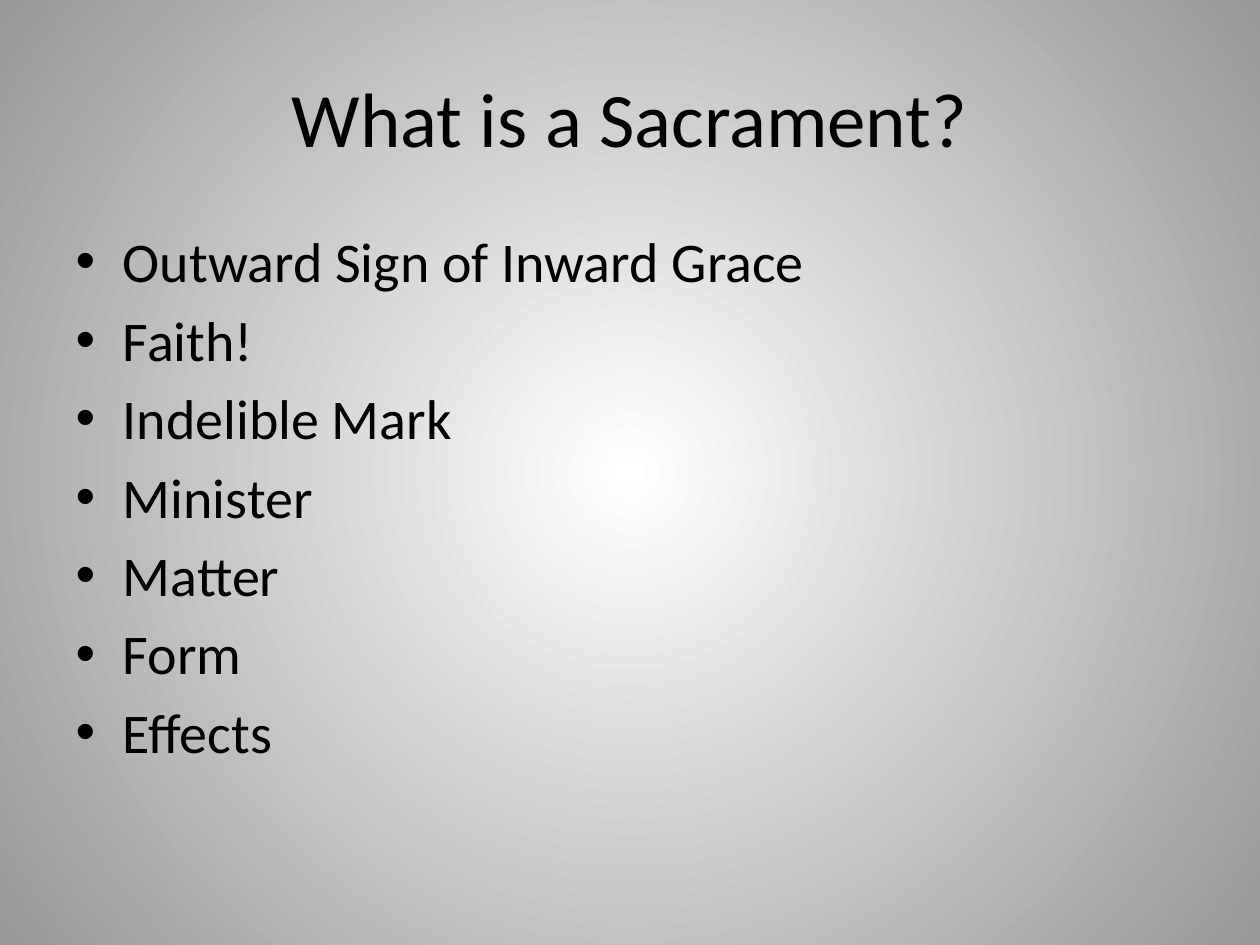
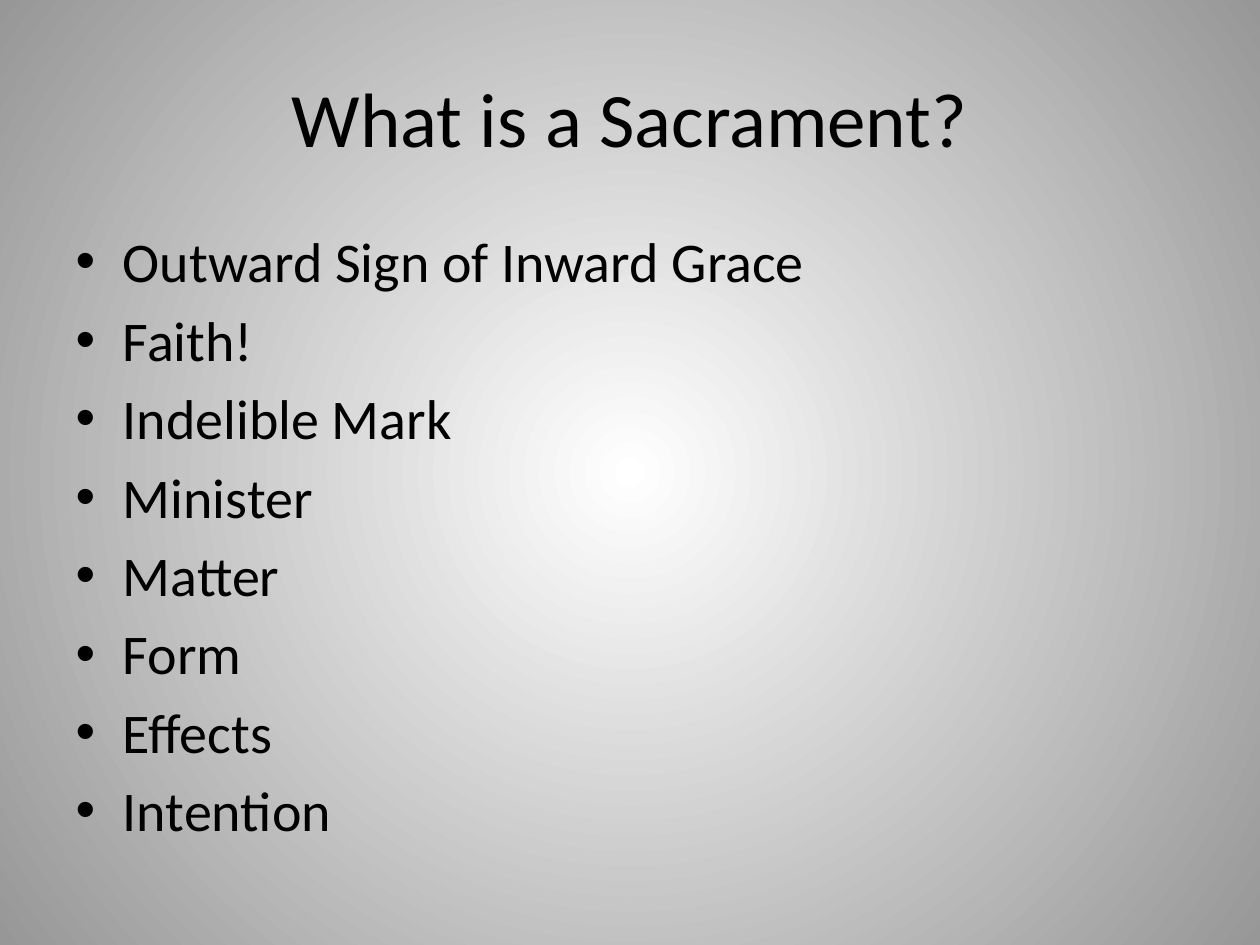
Before and after one commit to chadmyers/junkdrawer, a slide deck: slide 10 of baptismclass/Baptism.pptx. Drawn at 1260x945 pixels with LibreOffice and Linux fonts; fonts in the diff are those of the drawing. Boxes give left, top, right and bottom in pixels: in the first picture for what was removed or moved away, otherwise in the second. Text is boxed around its words. In the diff, an @@ line names an element or a change of style, - is before the commit and + after.

```diff
--- a/baptismclass/Baptism.pptx
+++ b/baptismclass/Baptism.pptx
@@ text at box(123, 792, 331, 832): paragraph added @@
+• Intention
```
Also in this commit, not shown: 1 other slide changed, 9 other files.
